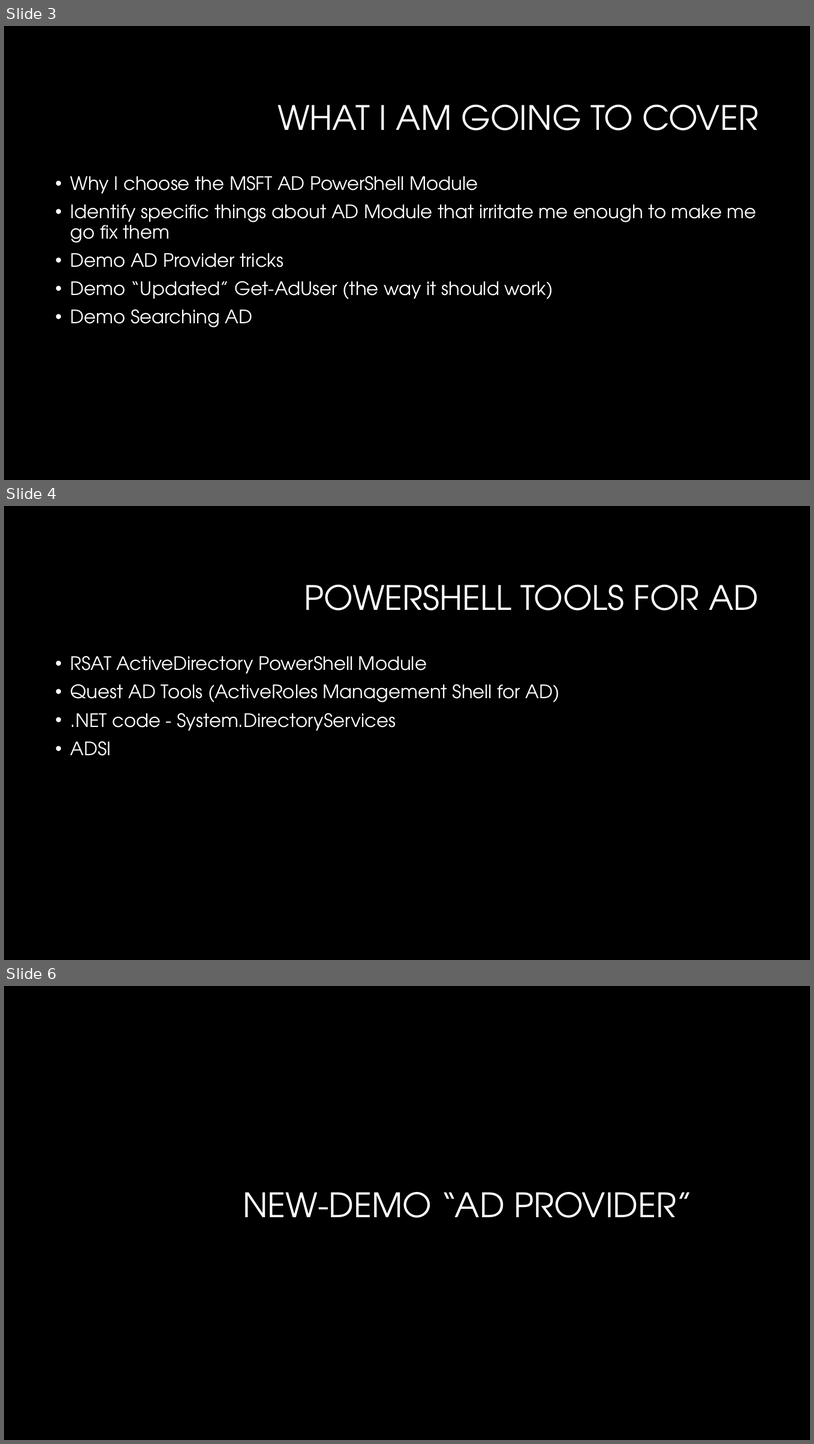
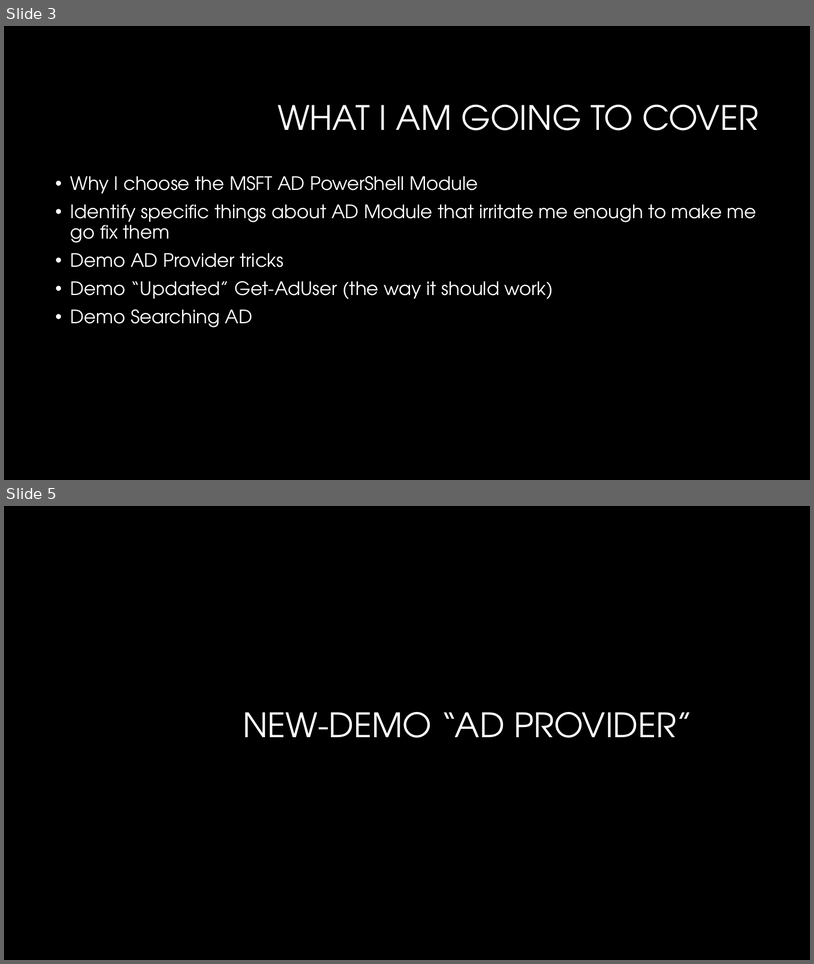
Before and after one commit to AndySchneiderDev-zz/PowerShellSummit, a slide deck: PS Summit AD Tips and Tricks.pptx. Shown one above the other, each under a label of ours: slides 3, 4 and 6 before the commit, slides 3 and 5 after it; the slides between them are not shown. The pictures are 814x1444 and 814x964 pixels, drawn with LibreOffice and Linux fonts; fonts in the diff are those of the drawing; background and template pictures are left out. Boxes give left, top, right and bottom in pixels: in the first picture for what was removed or moved away, otherwise in the second. Text is boxed around its words. In the diff, an @@ line names an element or a change of style, - is before the commit and + after.

```diff
--- a/PS Summit AD Tips and Tricks.pptx
+++ b/PS Summit AD Tips and Tricks.pptx
@@ slide 4 removed at (4, 506, 810, 960), background #000000 @@
@@ title removed at (304, 585, 759, 610) @@
-POWERSHELL TOOLS FOR AD
@@ text removed at (71, 656, 560, 756) @@
-• RSAT ActiveDirectory PowerShell Module
-• Quest AD Tools (ActiveRoles Management Shell for AD)
-• .NET code - System.DirectoryServices
-• ADSI
@@ what was slide 6 is now slide 5 @@
```
Also in this commit, not shown: 2 slides changed.
